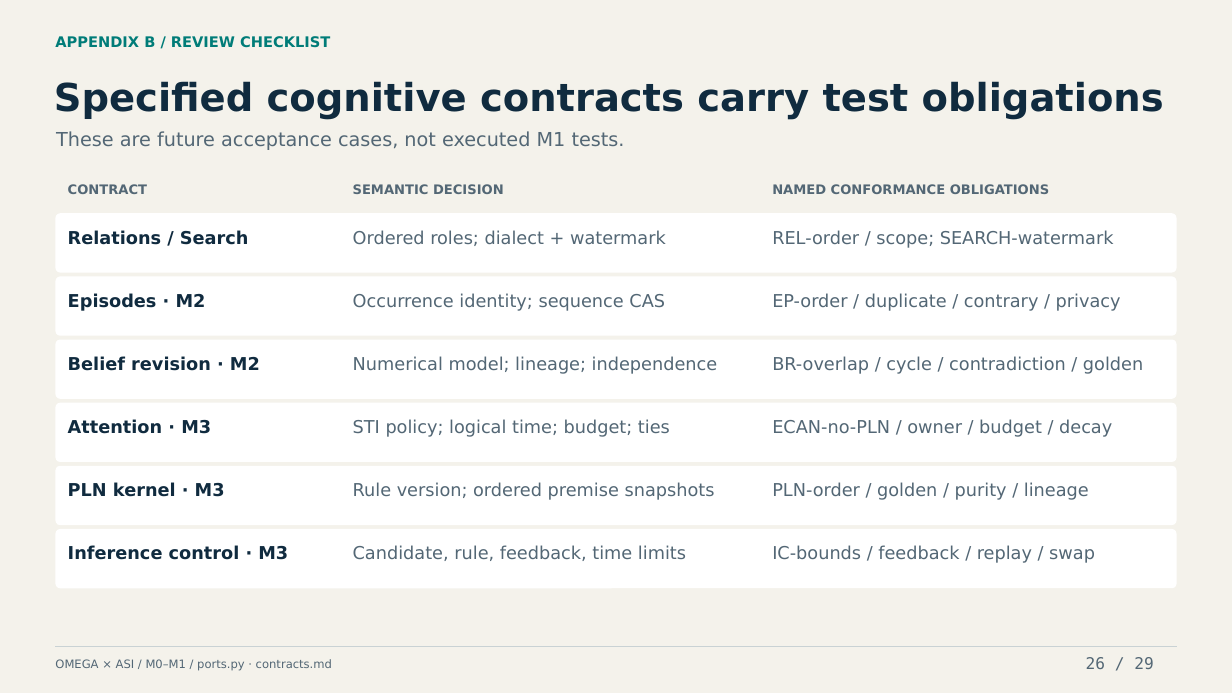
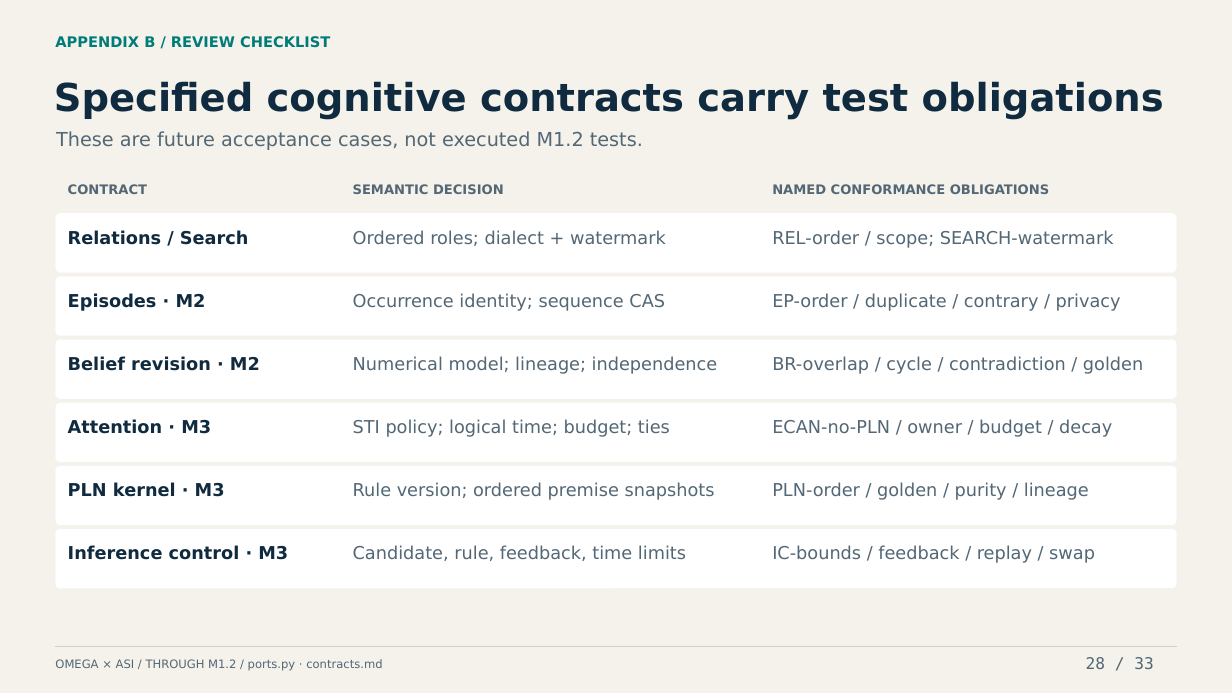
Before and after one commit to machieke/fusion-module-interfaces, a slide deck: slide 28 of docs/presentation/omega-asi-module-interfaces.pptx (slide 26 before the commit). Drawn at 1232x693 pixels with LibreOffice and Linux fonts; fonts in the diff are those of the drawing. Boxes give left, top, right and bottom in pixels: in the first picture for what was removed or moved away, otherwise in the second. Text is boxed around its words. In the diff, an @@ line names an element or a change of style, - is before the commit and + after.

Commit message:
Update conference presentation through M1.2 native Hive integration

```diff
--- a/docs/presentation/omega-asi-module-interfaces.pptx
+++ b/docs/presentation/omega-asi-module-interfaces.pptx
@@ text at box(56, 131, 643, 150): text changed @@
-These are future acceptance cases, not executed M1 tests.
+These are future acceptance cases, not executed M1.2 tests.
@@ text at box(55, 659, 382, 671): text changed @@
-OMEGA × ASI / M0–M1 / ports.py · contracts.md
+OMEGA × ASI / THROUGH M1.2 / ports.py · contracts.md
@@ text at box(1086, 657, 1153, 669): text changed @@
-26 / 29
+28 / 33
```
Also in this commit, not shown: 10 other slides changed, 22 slides added, 18 slides removed, 40 other files.
